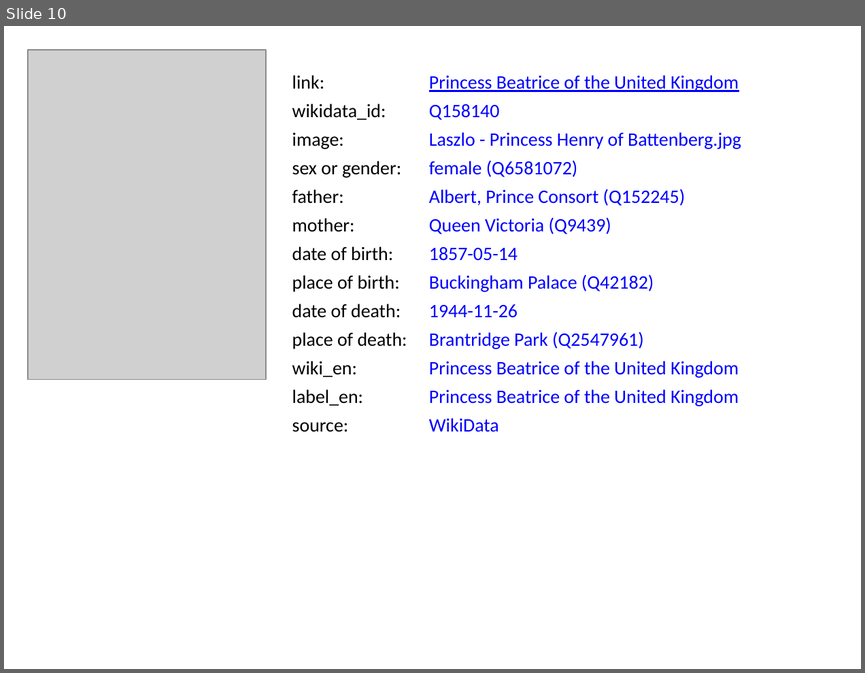
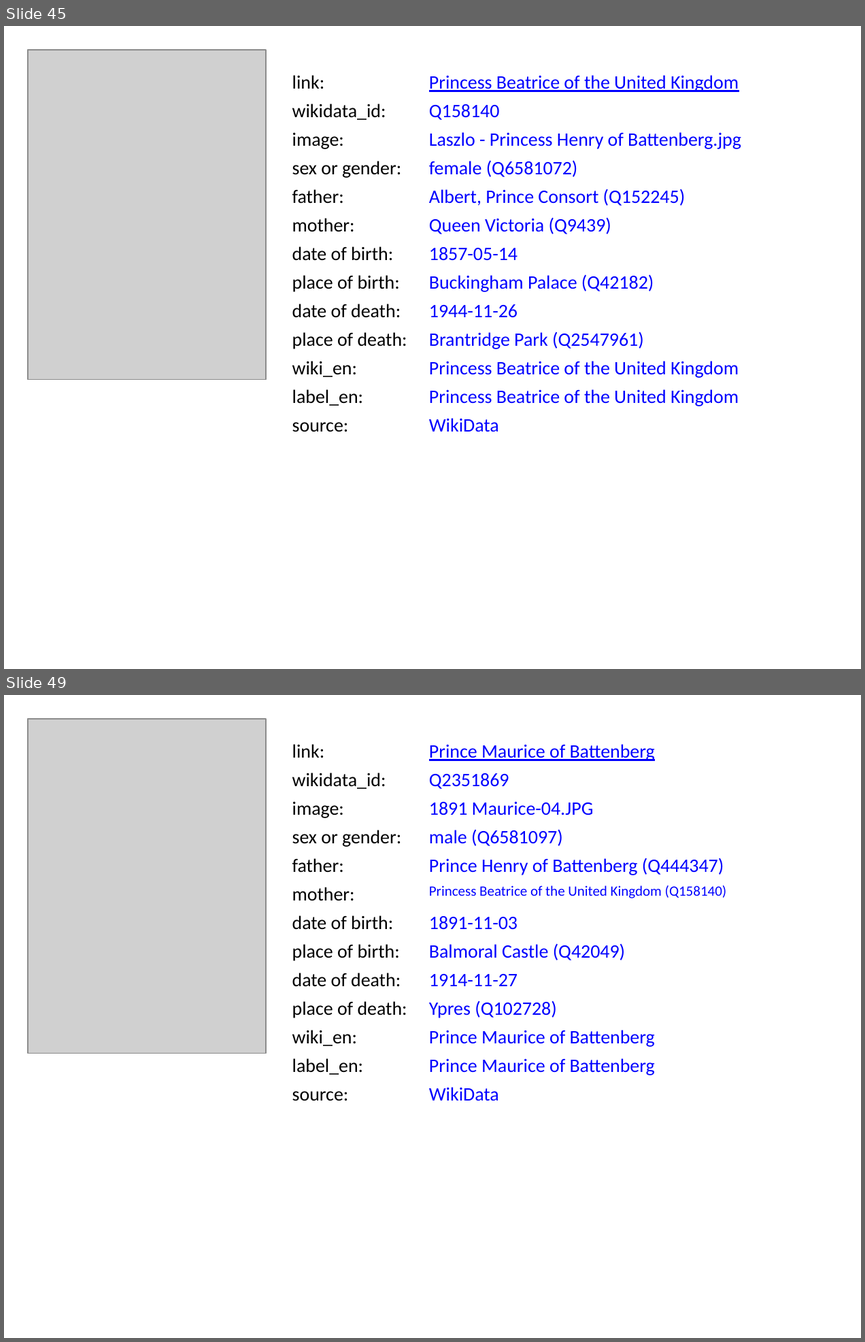
Before and after one commit to BITPlan/com.bitplan.simplegraph, a slide deck: simplegraph-powerpoint/QueenVictoria.pptx. Shown one above the other, each under a label of ours: slide 10 before the commit, slides 45 and 49 after it; the slides between them are not shown. The pictures are 865x673 and 865x1342 pixels, drawn with LibreOffice and Linux fonts; fonts in the diff are those of the drawing; grey boxes stand for pictures. Boxes give left, top, right and bottom in pixels: in the first picture for what was removed or moved away, otherwise in the second. Text is boxed around its words. In the diff, an @@ line names an element or a change of style, - is before the commit and + after.

```diff
--- a/simplegraph-powerpoint/QueenVictoria.pptx
+++ b/simplegraph-powerpoint/QueenVictoria.pptx
@@ slide 49 added at (x1=4, y1=695, x2=861, y2=1338), background #FFFFFF @@
@@ picture added at (x1=28, y1=719, x2=266, y2=1053) @@
@@ text added at (x1=292, y1=744, x2=325, y2=758), 16 pt, text #000000 @@
+link:
@@ text added at (x1=429, y1=744, x2=655, y2=761), 16 pt, text #0000FF, underline @@
+Prince Maurice of Battenberg
@@ text added at (x1=292, y1=773, x2=386, y2=789), 16 pt, text #000000 @@
+wikidata_id:
@@ text added at (x1=429, y1=773, x2=509, y2=789), 16 pt, text #0000FF @@
+Q2351869
@@ text added at (x1=292, y1=801, x2=344, y2=818), 16 pt, text #000000 @@
+image:
@@ text added at (x1=429, y1=801, x2=594, y2=815), 16 pt, text #0000FF @@
+1891 Maurice-04.JPG
@@ text added at (x1=292, y1=830, x2=401, y2=847), 16 pt, text #000000 @@
+sex or gender:
@@ text added at (x1=429, y1=829, x2=563, y2=846), 16 pt, text #0000FF @@
+male (Q6581097)
@@ text added at (x1=429, y1=858, x2=724, y2=875), 16 pt, text #0000FF @@
+Prince Henry of Battenberg (Q444347)
@@ text added at (x1=292, y1=858, x2=344, y2=872), 16 pt, text #000000 @@
+father:
@@ text added at (x1=292, y1=887, x2=355, y2=901), 16 pt, text #000000 @@
+mother:
@@ text added at (x1=429, y1=885, x2=727, y2=898), 12 pt, text #0000FF @@
+Princess Beatrice of the United Kingdom (Q158140)
@@ text added at (x1=292, y1=915, x2=393, y2=930), 16 pt, text #000000 @@
+date of birth:
@@ text added at (x1=429, y1=916, x2=517, y2=930), 16 pt, text #0000FF @@
+1891-11-03
@@ text added at (x1=292, y1=944, x2=400, y2=987), 16 pt, text #000000 @@
+place of death:
@@ text added at (x1=429, y1=943, x2=625, y2=960), 16 pt, text #0000FF @@
+Balmoral Castle (Q42049)
@@ text added at (x1=292, y1=972, x2=407, y2=1015), 16 pt, text #000000 @@
+date of death:
@@ text added at (x1=429, y1=974, x2=517, y2=986), 16 pt, text #0000FF @@
+1914-11-27
@@ text added at (x1=292, y1=1001, x2=353, y2=1018), 16 pt, text #000000 @@
+place of birth:
@@ text added at (x1=429, y1=1001, x2=557, y2=1018), 16 pt, text #0000FF @@
+Ypres (Q102728)
@@ text added at (x1=292, y1=1030, x2=357, y2=1046), 16 pt, text #000000 @@
+wiki_en:
@@ text added at (x1=429, y1=1030, x2=655, y2=1047), 16 pt, text #0000FF @@
+Prince Maurice of Battenberg
@@ text added at (x1=292, y1=1058, x2=364, y2=1074), 16 pt, text #000000 @@
+label_en:
@@ text added at (x1=429, y1=1058, x2=655, y2=1075), 16 pt, text #0000FF @@
+Prince Maurice of Battenberg
@@ text added at (x1=292, y1=1091, x2=349, y2=1101), 16 pt, text #000000 @@
+source:
@@ text added at (x1=429, y1=1087, x2=499, y2=1101), 16 pt, text #0000FF @@
+WikiData
@@ what was slide 10 is now slide 45 @@
```
Also in this commit, not shown: 38 other slides added, 16 other files.
